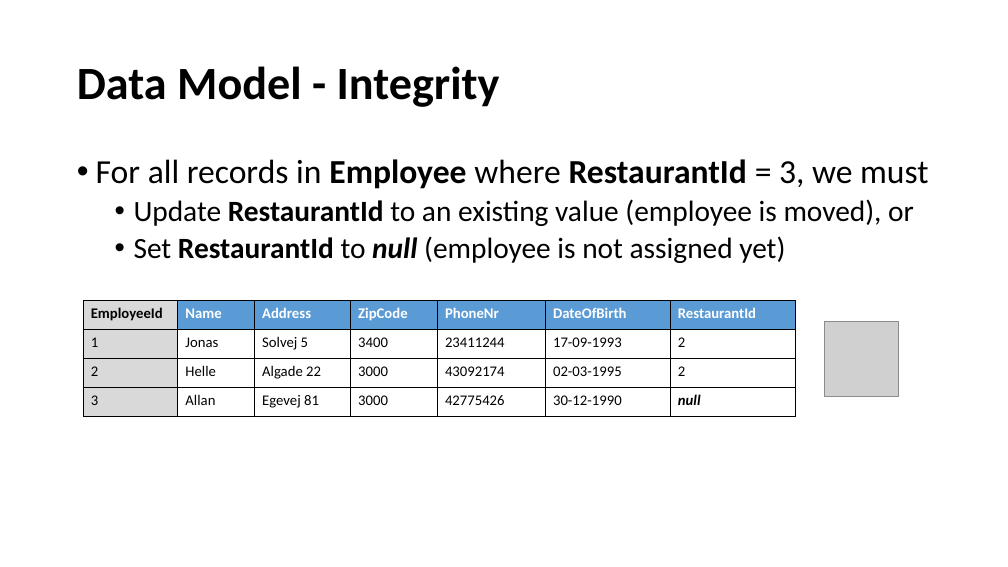
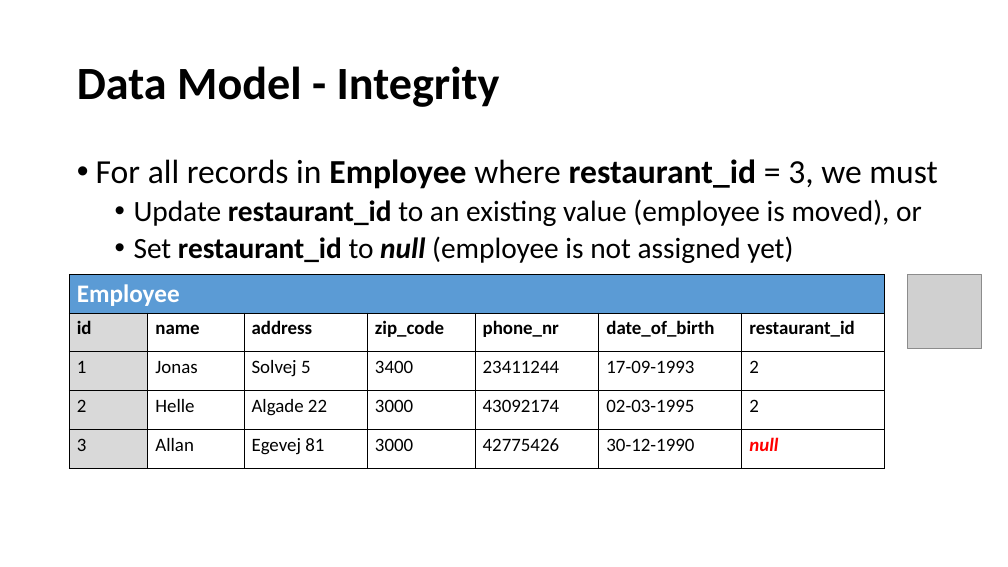
Before and after one commit to perl-easj/OOProg, a slide deck: slide 44 of Chap/DB/Presentations/DBRelationalModel.pptx. Drawn at 1008x567 pixels with LibreOffice and Linux fonts; fonts in the diff are those of the drawing; grey boxes stand for pictures. Boxes give left, top, right and bottom in pixels: in the first picture for what was removed or moved away, otherwise in the second. Text is boxed around its words. In the diff, an @@ line names an element or a change of style, - is before the commit and + after.

Commit message:
Consistency update of DB presentations
Plus DB scripts and a Table template spreadsheet.

```diff
--- a/Chap/DB/Presentations/DBRelationalModel.pptx
+++ b/Chap/DB/Presentations/DBRelationalModel.pptx
@@ text at box(96, 159, 937, 263): text changed @@
-• For all records in Employee where RestaurantId = 3, we must
-  • Update RestaurantId to an existing value (employee is moved), or
-  • Set RestaurantId to null (employee is not assigned yet)
+• For all records in Employee where restaurant_id = 3, we must
+  • Update restaurant_id to an existing value (employee is moved), or
+  • Set restaurant_id to null (employee is not assigned yet)
@@ table at box(70, 274, 885, 469) @@
-row 1: EmployeeId | Name | Address | ZipCode | PhoneNr | DateOfBirth | RestaurantId
+row 1: Employee |  |  |  |  |  | 
+row 2: id | name | address | zip_code | phone_nr | date_of_birth | restaurant_id
@@ table: place and size @@
-table at box(83, 301, 796, 417)
+table at box(70, 274, 885, 469)
@@ picture: place and size @@
-picture at box(824, 321, 898, 395)
+picture at box(907, 274, 982, 349)
```
Also in this commit, not shown: 26 other slides changed, 10 other files.
